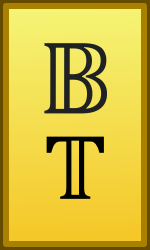
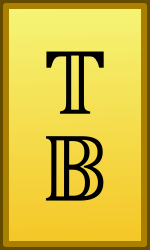
Layered file, before and after one edit (150px x 250px). Changes by layer:
painted on "Paint Layer 3" over (44, 43, 107, 201)
painted on "Background" over (44, 43, 107, 201)